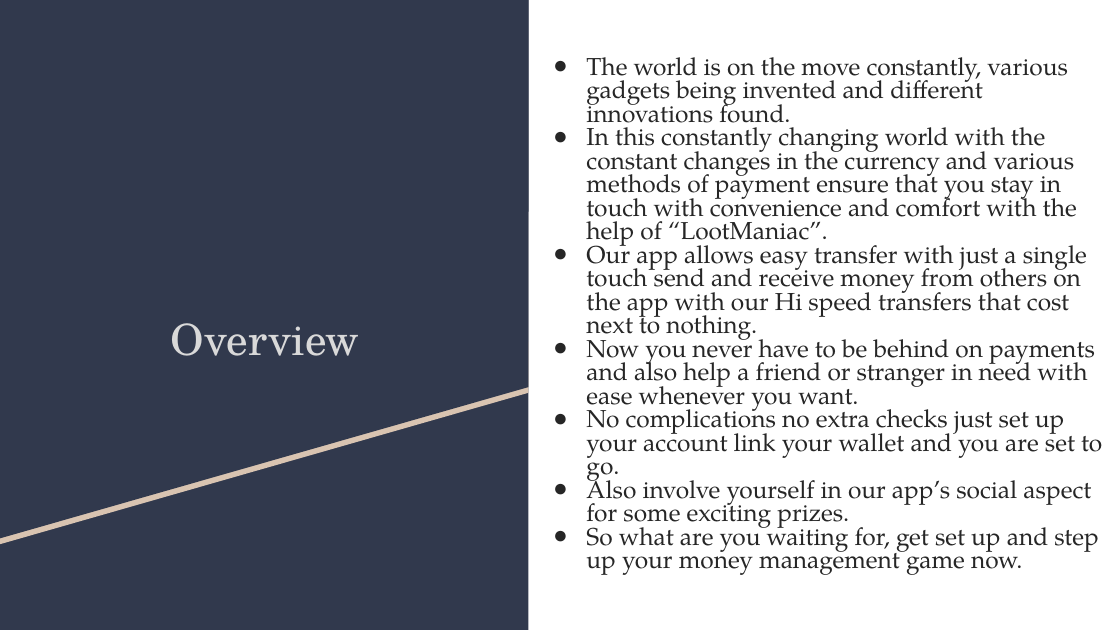
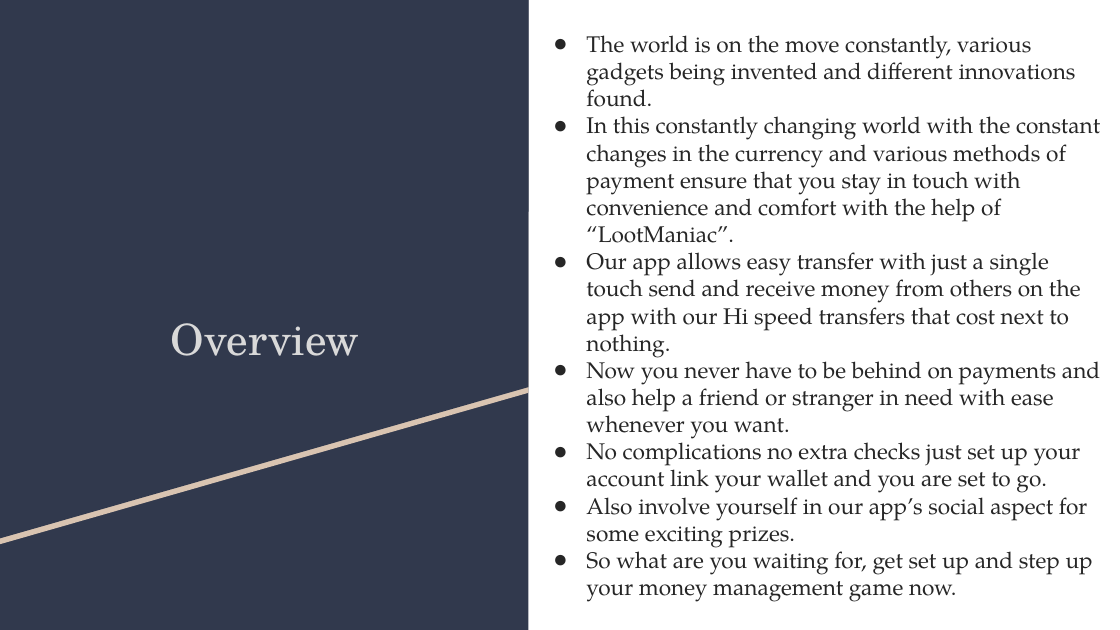
Before and after one commit to TeamHub110022/LootManiac, a slide deck: slide 4 of SRSLootManiac.pptx. Drawn at 1120x630 pixels with LibreOffice and Linux fonts; fonts in the diff are those of the drawing. Boxes give left, top, right and bottom in pixels: in the first picture for what was removed or moved away, otherwise in the second. Text is boxed around its words. In the diff, an @@ line names an element or a change of style, - is before the commit and + after.

```diff
--- a/SRSLootManiac.pptx
+++ b/SRSLootManiac.pptx
@@ text "The world is on the ..." at (586,35,1100,602): size 21 to 19.4 pt; line spacing 0.8 to 1 @@
```
Also in this commit, not shown: 4 other slides changed, 1 slide added.
